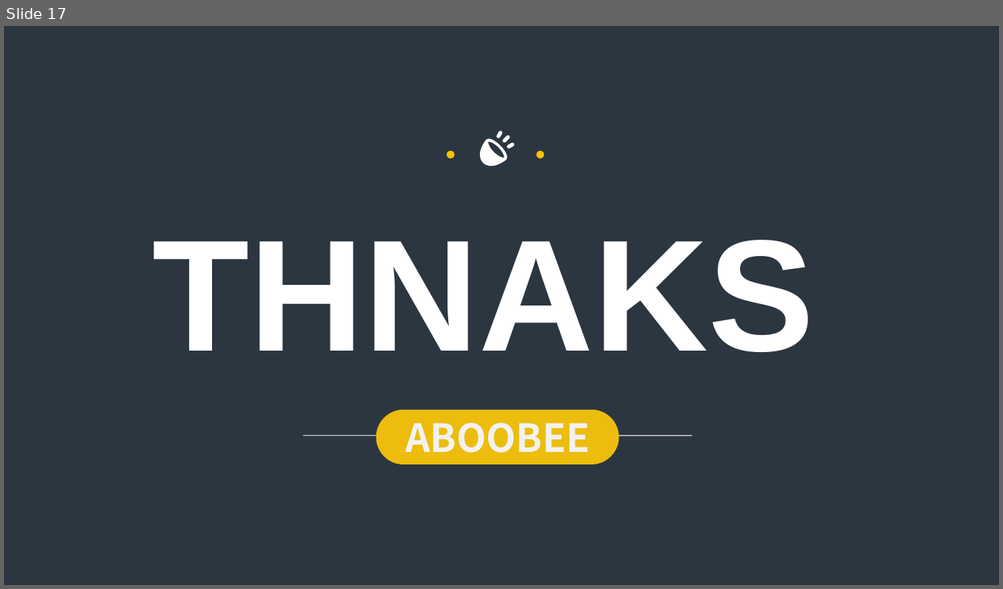
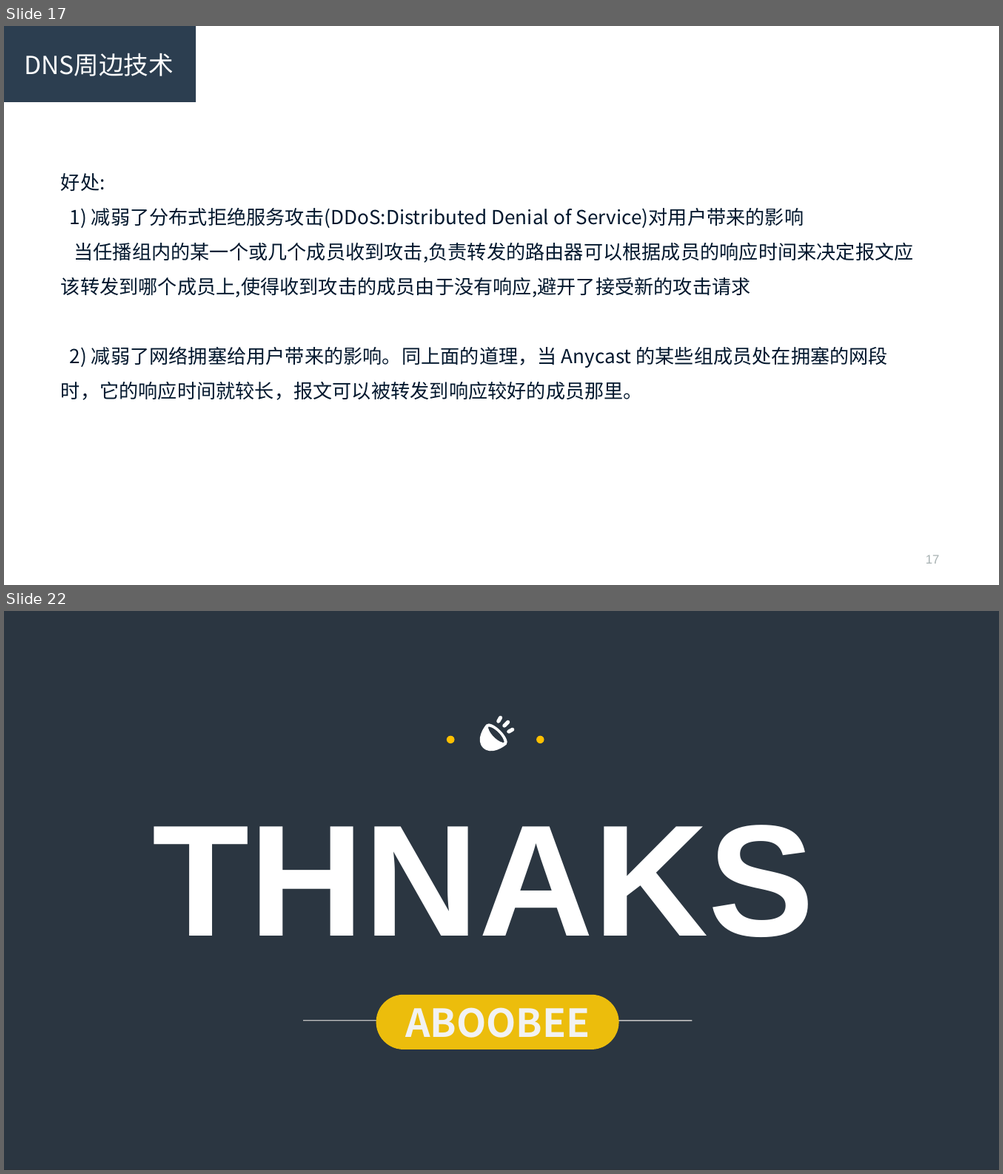
Before and after one commit to R-Lin/Simple_scripts, a slide deck: dns.ppt. Shown one above the other, each under a label of ours: slide 17 before the commit, slides 17 and 22 after it; the slides between them are not shown. The pictures are 1003x589 and 1003x1174 pixels, drawn with LibreOffice and Linux fonts; fonts in the diff are those of the drawing; background and template pictures are left out; a plain dark background stands for a picture behind light text. Boxes give left, top, right and bottom in pixels: in the first picture for what was removed or moved away, otherwise in the second. Text is boxed around its words. In the diff, an @@ line names an element or a change of style, - is before the commit and + after.

```diff
--- a/dns.ppt
+++ b/dns.ppt
@@ slide 17 added at [4, 26, 999, 585], background #FFFFFF @@
@@ rectangle added at [4, 26, 196, 101], fill #2C3E50, 18 pt, text #FFFFFF @@
+DNS周边技术
@@ text added at [61, 173, 913, 400], 14 pt, text #02172D @@
+好处:
+1) 减弱了分布式拒绝服务攻击(DDoS:Distributed Denial of Service)对用户带来的影响
+当任播组内的某一个或几个成员收到攻击,负责转发的路由器可以根据成员的响应时间来决定报文应该转发到哪个成员上,使得收到攻击的成员由于没有响应,避开了接受新的攻击请求
+2) 减弱了网络拥塞给用户带来的影响。同上面的道理，当 Anycast 的某些组成员处在拥塞的网段时，它的响应时间就较长，报文可以被转发到响应较好的成员那里。
@@ page number added at [925, 555, 939, 564], 9 pt, text #A7B1B2 @@
+17
@@ what was slide 17 is now slide 22 @@
```
Also in this commit, not shown: 10 slides changed, 10 other slides added, 5 slides removed.
